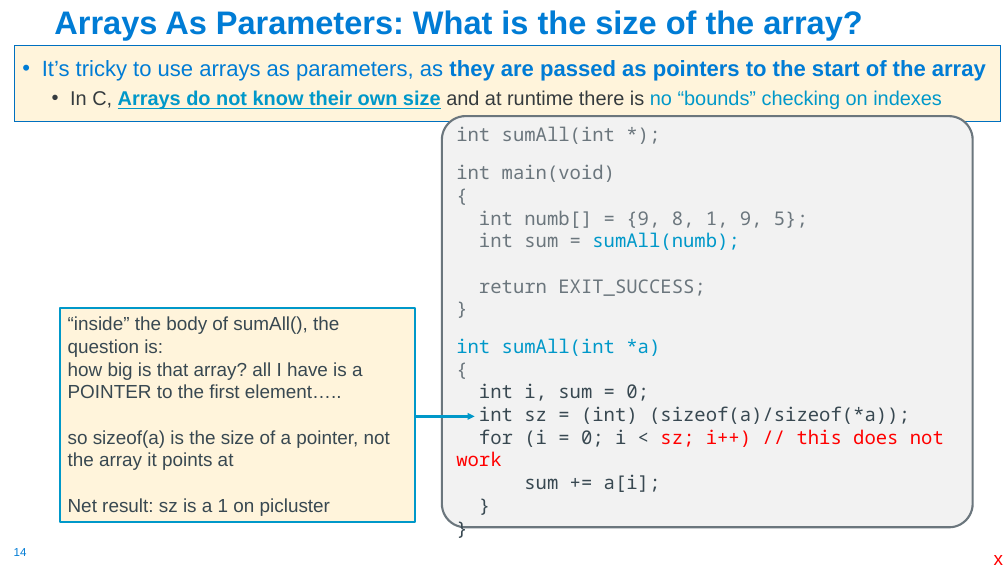
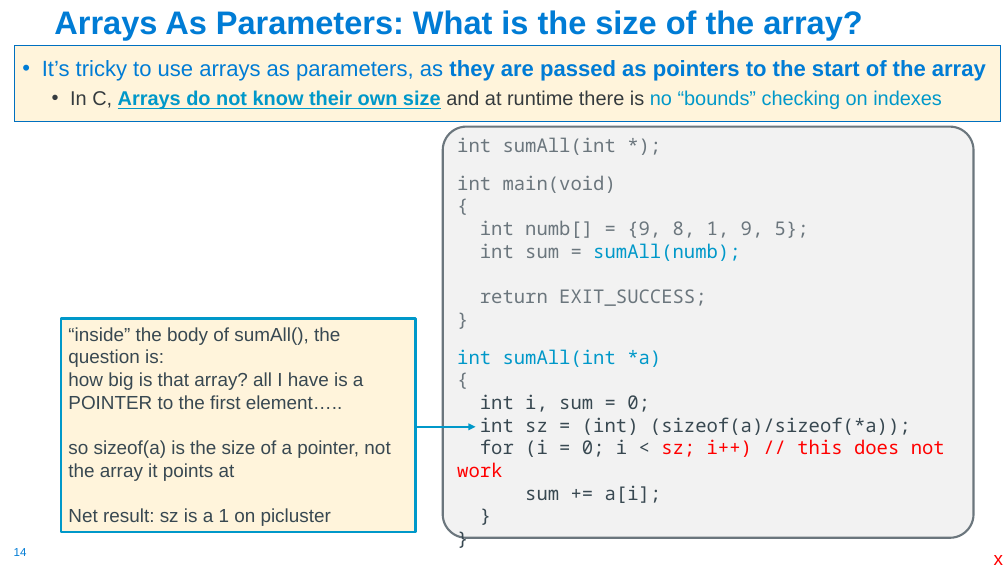
Before and after one commit to cse30-sp24/Muller-Slides, a slide deck: slide 14 of Lecture-7.pptx. Drawn at 1008x567 pixels with LibreOffice and Linux fonts; fonts in the diff are those of the drawing. Boxes give left, top, right and bottom in pixels: in the first picture for what was removed or moved away, otherwise in the second. Text is boxed around its words. In the diff, an @@ line names an element or a change of style, - is before the commit and + after.

```diff
--- a/Lecture-7.pptx
+++ b/Lecture-7.pptx
@@ 1 rounded rectangle, 1 rectangle, 1 arrow: place and size @@
-1 rounded rectangle, 1 rectangle, 1 arrow at (60, 116, 973, 528)
+1 rounded rectangle, 1 rectangle, 1 arrow at (61, 127, 974, 538)
```
Also in this commit, not shown: 5 other slides changed, 14 slides removed, 1 other file.
